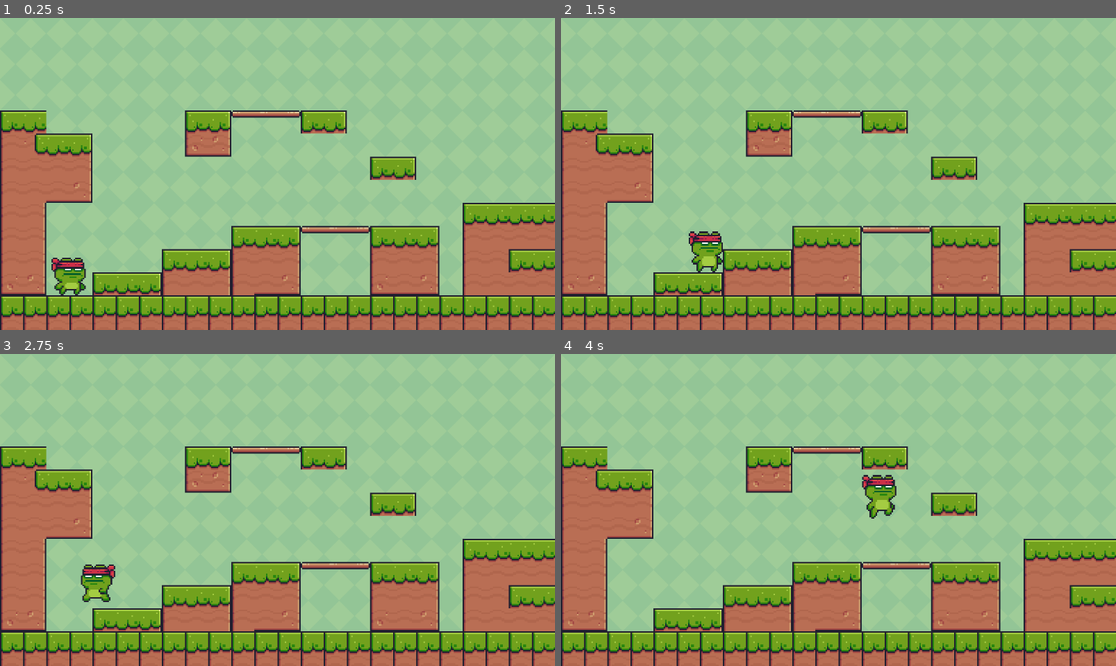
Above: before the commit, frames 1-4 (two rows, left to right).
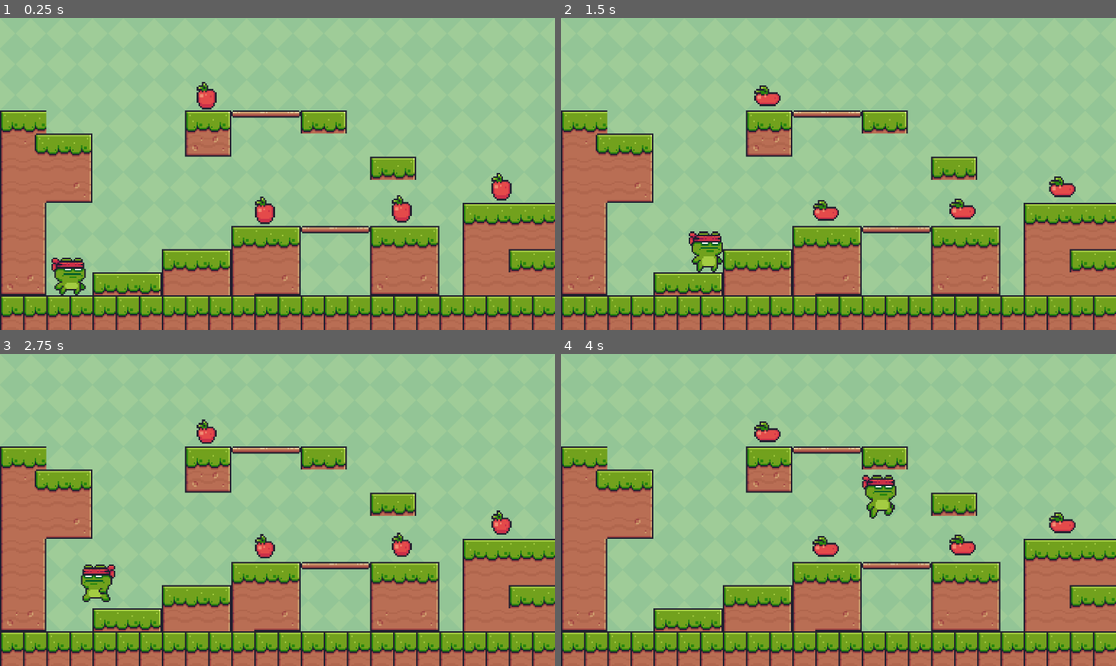
Above: after the commit, the same moments.

Repository: AnoushaPawarCTRL/GodotGame
Game: Godot game, scene res://main.tscn
The game is run twice, just before and just after one commit, with the same random seed, the same clock (stepped at 60 frames per second) and the same inputs.
Inputs:
- Up to frame 1 (0.25 s): no input
- Up to frame 2 (1.5 s): hold Right (right) from 0.53 s (still down); tap Space (jump) at 0.77 s
- Up to frame 3 (2.75 s): tap Space (jump) at 1.52 s; release Right (right) at 2.03 s; hold Left (left) from 2.03 s (still down)
- Up to frame 4 (4 s): release Left (left) at 2.78 s; hold Right (right) from 2.78 s (still down); tap Space (jump) at 3.02, 3.77 s

The runs differ from the first frame. In frame 1, 1.0% of the frame differs, in the area x 35-93%, y 20-67%; in frame 2, 0.9%; in frame 3, 0.8%; in frame 4, 1.0%.

Commit message:
added collectable items

Diff:
--- /dev/null
+++ b/Scenes/Scenes/Scenes/collectable.tscn
@@ -0,0 +1,146 @@
+[gd_scene load_steps=21 format=3 uid="uid://dhlyh5fa4t0bs"]
+
+[ext_resource type="Texture2D" uid="uid://dr76yvyqfnutg" path="res://Apple.png" id="1_e0o7q"]
+
+[sub_resource type="AtlasTexture" id="AtlasTexture_akkq8"]
+atlas = ExtResource("1_e0o7q")
+region = Rect2(0, 0, 32, 32)
+
+[sub_resource type="AtlasTexture" id="AtlasTexture_xan7x"]
+atlas = ExtResource("1_e0o7q")
+region = Rect2(32, 0, 32, 32)
+
+[sub_resource type="AtlasTexture" id="AtlasTexture_y18gt"]
+atlas = ExtResource("1_e0o7q")
+region = Rect2(64, 0, 32, 32)
+
+[sub_resource type="AtlasTexture" id="AtlasTexture_t2vtd"]
+atlas = ExtResource("1_e0o7q")
+region = Rect2(96, 0, 32, 32)
+
+[sub_resource type="AtlasTexture" id="AtlasTexture_sykmk"]
+atlas = ExtResource("1_e0o7q")
+region = Rect2(128, 0, 32, 32)
+
+[sub_resource type="AtlasTexture" id="AtlasTexture_ogupy"]
+atlas = ExtResource("1_e0o7q")
+region = Rect2(160, 0, 32, 32)
+
+[sub_resource type="AtlasTexture" id="AtlasTexture_labdp"]
+atlas = ExtResource("1_e0o7q")
+region = Rect2(192, 0, 32, 32)
+
+[sub_resource type="AtlasTexture" id="AtlasTexture_ddf5w"]
+atlas = ExtResource("1_e0o7q")
+region = Rect2(224, 0, 32, 32)
+
+[sub_resource type="AtlasTexture" id="AtlasTexture_xl338"]
+atlas = ExtResource("1_e0o7q")
+region = Rect2(256, 0, 32, 32)
+
+[sub_resource type="AtlasTexture" id="AtlasTexture_t5ykb"]
+atlas = ExtResource("1_e0o7q")
+region = Rect2(288, 0, 32, 32)
+
+[sub_resource type="AtlasTexture" id="AtlasTexture_08bka"]
+atlas = ExtResource("1_e0o7q")
+region = Rect2(320, 0, 32, 32)
+
+[sub_resource type="AtlasTexture" id="AtlasTexture_k1gip"]
+atlas = ExtResource("1_e0o7q")
+region = Rect2(352, 0, 32, 32)
+
+[sub_resource type="AtlasTexture" id="AtlasTexture_itr7q"]
+atlas = ExtResource("1_e0o7q")
+region = Rect2(384, 0, 32, 32)
+
+[sub_resource type="AtlasTexture" id="AtlasTexture_q6isy"]
+atlas = ExtResource("1_e0o7q")
+region = Rect2(416, 0, 32, 32)
+
+[sub_resource type="AtlasTexture" id="AtlasTexture_afdj2"]
+atlas = ExtResource("1_e0o7q")
+region = Rect2(448, 0, 32, 32)
+
+[sub_resource type="AtlasTexture" id="AtlasTexture_i4wv2"]
+atlas = ExtResource("1_e0o7q")
+region = Rect2(480, 0, 32, 32)
+
+[sub_resource type="AtlasTexture" id="AtlasTexture_bw62o"]
+atlas = ExtResource("1_e0o7q")
+region = Rect2(512, 0, 32, 32)
+
+[sub_resource type="SpriteFrames" id="SpriteFrames_ufw17"]
+animations = [{
+"frames": [{
+"duration": 1.0,
+"texture": SubResource("AtlasTexture_akkq8")
+}, {
+"duration": 1.0,
+"texture": SubResource("AtlasTexture_xan7x")
+}, {
+"duration": 1.0,
+"texture": SubResource("AtlasTexture_y18gt")
+}, {
+"duration": 1.0,
+"texture": SubResource("AtlasTexture_t2vtd")
+}, {
+"duration": 1.0,
+"texture": SubResource("AtlasTexture_sykmk")
+}, {
+"duration": 1.0,
+"texture": SubResource("AtlasTexture_ogupy")
+}, {
+"duration": 1.0,
+"texture": SubResource("AtlasTexture_labdp")
+}, {
+"duration": 1.0,
+"texture": SubResource("AtlasTexture_ddf5w")
+}, {
+"duration": 1.0,
+"texture": SubResource("AtlasTexture_xl338")
+}, {
+"duration": 1.0,
+"texture": SubResource("AtlasTexture_t5ykb")
+}, {
+"duration": 1.0,
+"texture": SubResource("AtlasTexture_08bka")
+}, {
+"duration": 1.0,
+"texture": SubResource("AtlasTexture_k1gip")
+}, {
+"duration": 1.0,
+"texture": SubResource("AtlasTexture_itr7q")
+}, {
+"duration": 1.0,
+"texture": SubResource("AtlasTexture_q6isy")
+}, {
+"duration": 1.0,
+"texture": SubResource("AtlasTexture_afdj2")
+}, {
+"duration": 1.0,
+"texture": SubResource("AtlasTexture_i4wv2")
+}, {
+"duration": 1.0,
+"texture": SubResource("AtlasTexture_bw62o")
+}],
+"loop": true,
+"name": &"default",
+"speed": 20.0
+}]
+
+[sub_resource type="CircleShape2D" id="CircleShape2D_dylc3"]
+radius = 29.1548
+
+[node name="Collectable" type="Area2D"]
+
+[node name="AnimatedSprite2D" type="AnimatedSprite2D" parent="."]
+texture_filter = 1
+position = Vector2(242, 242.5)
+scale = Vector2(3.4375, 3.59375)
+sprite_frames = SubResource("SpriteFrames_ufw17")
+autoplay = "default"
+
+[node name="CollisionShape2D" type="CollisionShape2D" parent="."]
+position = Vector2(241, 234)
+shape = SubResource("CircleShape2D_dylc3")
--- a/Scenes/Scenes/main_character.tscn
+++ b/Scenes/Scenes/main_character.tscn
@@ -203,7 +203,7 @@
 scale = Vector2(3.0625, 3.25)
 sprite_frames = SubResource("SpriteFrames_qvsf4")
 autoplay = "default"
-frame_progress = 0.0902898
+frame_progress = 0.304044
 
 [node name="CollisionShape2D" type="CollisionShape2D" parent="."]
 position = Vector2(151, 514)
--- a/main.tscn
+++ b/main.tscn
@@ -1,8 +1,9 @@
-[gd_scene load_steps=6 format=3 uid="uid://beep3vsjcrfo8"]
+[gd_scene load_steps=7 format=3 uid="uid://beep3vsjcrfo8"]
 
 [ext_resource type="Texture2D" uid="uid://dtqidu4qr1lqm" path="res://Green.png" id="1_qymq3"]
 [ext_resource type="Texture2D" uid="uid://dhueqq2ne5w8g" path="res://Terrain (16x16).png" id="2_6cslj"]
 [ext_resource type="PackedScene" uid="uid://dfcv7kno0q3hb" path="res://Scenes/Scenes/main_character.tscn" id="3_vyhaq"]
+[ext_resource type="PackedScene" uid="uid://dhlyh5fa4t0bs" path="res://Scenes/Scenes/Scenes/collectable.tscn" id="4_4rm1q"]
 
 [sub_resource type="TileSetAtlasSource" id="TileSetAtlasSource_jj2ro"]
 texture = ExtResource("2_6cslj")
@@ -480,3 +481,15 @@
 
 [node name="CharacterBody2D" parent="." instance=ExtResource("3_vyhaq")]
 position = Vector2(-8, -33)
+
+[node name="Collectable" parent="." instance=ExtResource("4_4rm1q")]
+position = Vector2(308, 164)
+
+[node name="Collectable2" parent="." instance=ExtResource("4_4rm1q")]
+position = Vector2(592, 161)
+
+[node name="Collectable3" parent="." instance=ExtResource("4_4rm1q")]
+position = Vector2(799, 115)
+
+[node name="Collectable4" parent="." instance=ExtResource("4_4rm1q")]
+position = Vector2(187, -74)
Binary file added: Apple.png
Not shown, added: Apple.png.import
